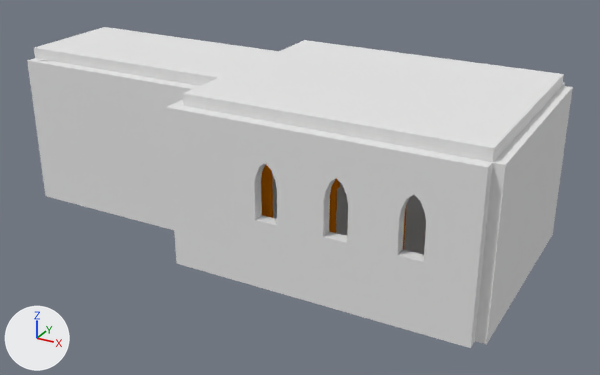
The Blender file Unity/Gothic_Church/Assets/GothicChurch.blend: old version first, new version second.
Before and after are seen from a 50 mm camera at (28.4, -60.8, 33.5) aimed at (-4.9, -0.2, 3.2). Arrows for +X, +Y and +Z are at lower left; the lights stay in place.

In view in the first picture: 'Main Floor', 'Pillar Section'.
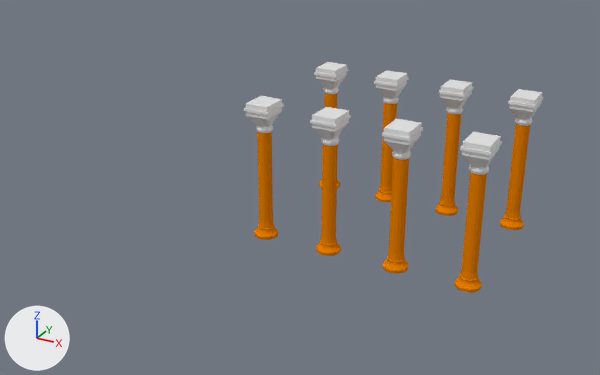
Boxes (x1, y1, x2, y2) around the edits, measured in the pictures (600 x 375 px):
'Main Floor', hidden: before (27, 27, 573, 348)

Patch to the scene script:
```diff
--- a/Unity/Gothic_Church/Assets/GothicChurch.blend.py
+++ b/Unity/Gothic_Church/Assets/GothicChurch.blend.py
@@ ob_main_floor @@
 _m = ob_main_floor.modifiers.new('Mirror', 'MIRROR')
 _m.use_axis = (False, True, False)
+ob_main_floor.hide_viewport = True
```
